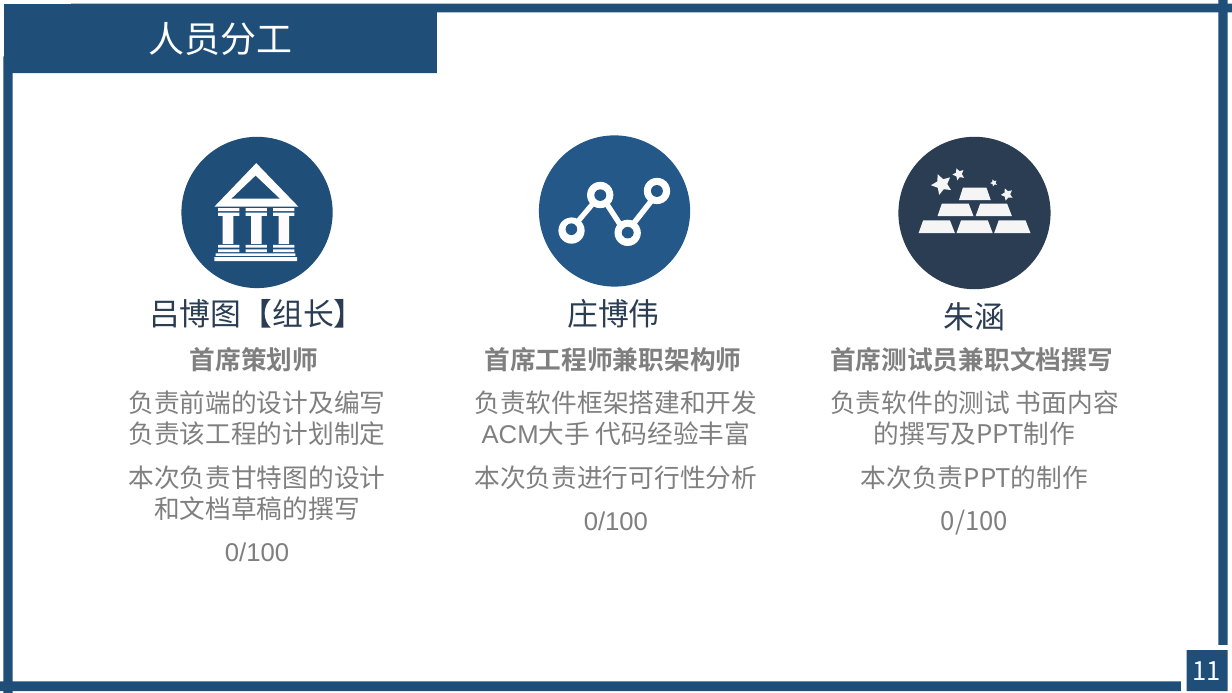
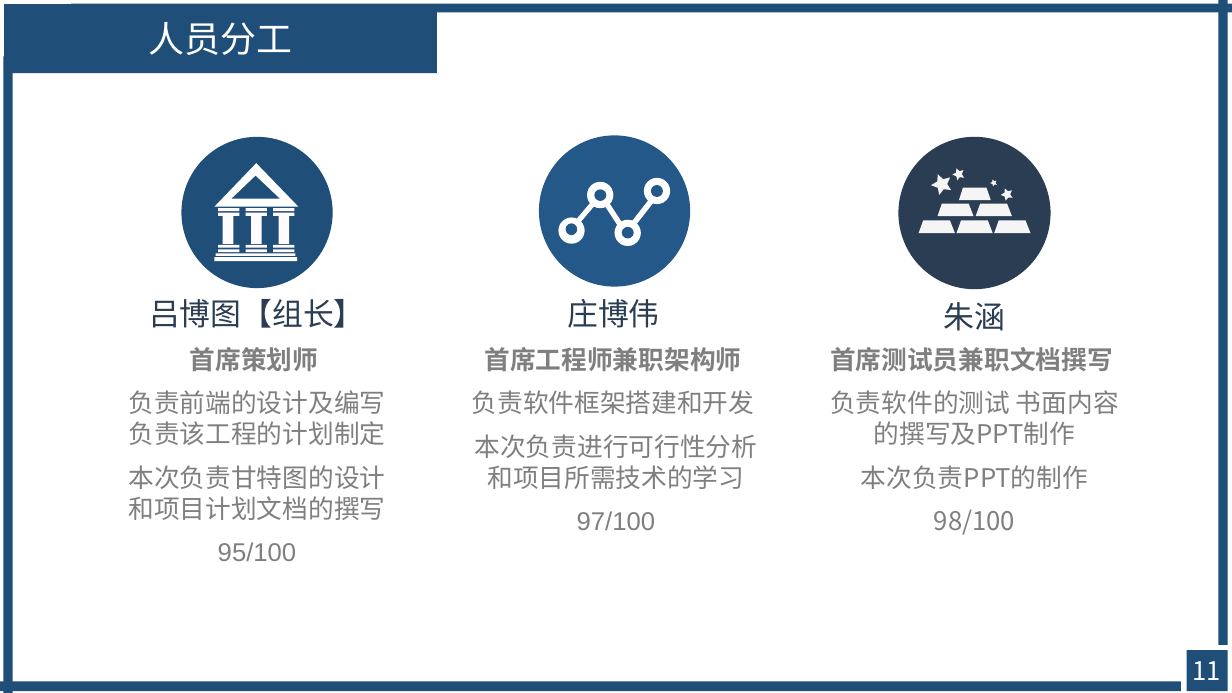
Before and after one commit to avgstuBoboge/SE2020-document, a slide deck: slide 11 of ppt/SE2020-G16-项目计划.ppt. Drawn at 1232x693 pixels with LibreOffice and Linux fonts; fonts in the diff are those of the drawing. Boxes give left, top, right and bottom in pixels: in the first picture for what was removed or moved away, otherwise in the second. Text is boxed around its words. In the diff, an @@ line names an element or a change of style, - is before the commit and + after.

```diff
--- a/ppt/SE2020-G16-项目计划.ppt
+++ b/ppt/SE2020-G16-项目计划.ppt
@@ text at (472,390,758,530): text changed @@
-负责软件框架搭建和开发 ACM大手 代码经验丰富
-本次负责进行可行性分析
-0/100
+负责软件框架搭建和开发
+本次负责进行可行性分析和项目所需技术的学习
+97/100
@@ text at (128,465,385,561): text changed @@
-本次负责甘特图的设计和文档草稿的撰写
-0/100
+本次负责甘特图的设计和项目计划文档的撰写
+95/100
@@ text at (934,509,1015,535): text changed @@
-0/100
+98/100
```
Also in this commit, not shown: 9 other slides changed, 1 slide added, 1 slide removed, 1 other file.
